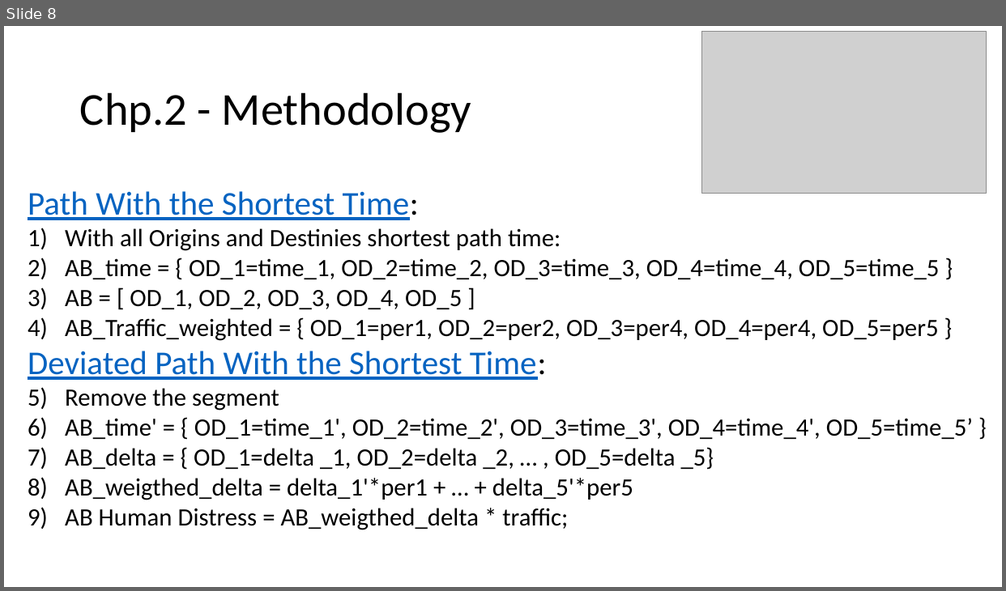
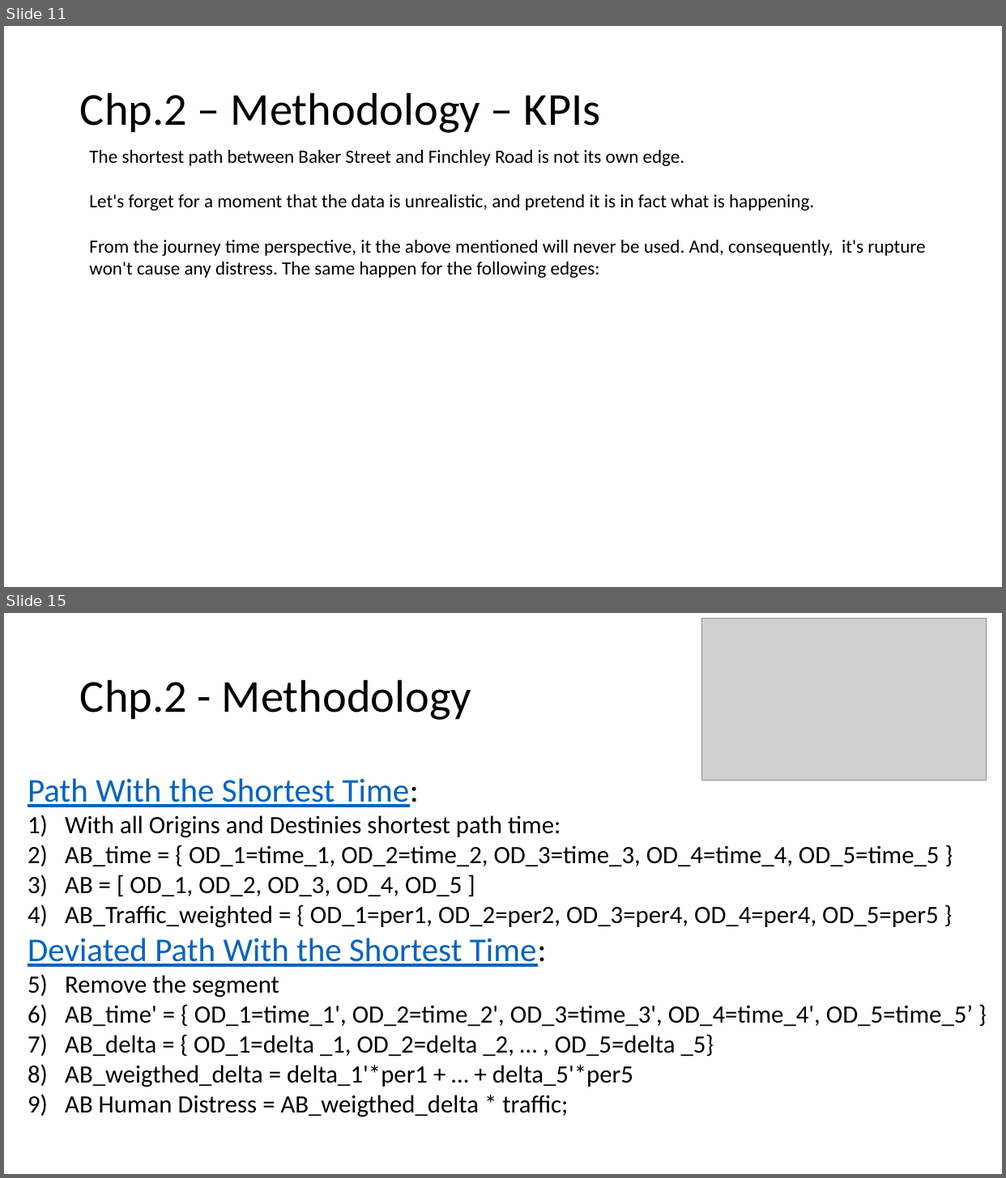
Before and after one commit to Breno-st/big-cities-transport, a slide deck: 11.Presenttaions/big-cities-transport.pptx. Shown one above the other, each under a label of ours: slide 8 before the commit, slides 11 and 15 after it; the slides between them are not shown. The pictures are 1006x591 and 1006x1178 pixels, drawn with LibreOffice and Linux fonts; fonts in the diff are those of the drawing; grey boxes stand for pictures. Boxes give left, top, right and bottom in pixels: in the first picture for what was removed or moved away, otherwise in the second. Text is boxed around its words. In the diff, an @@ line names an element or a change of style, - is before the commit and + after.

Commit message:
distress model per period

```diff
--- a/11.Presenttaions/big-cities-transport.pptx
+++ b/11.Presenttaions/big-cities-transport.pptx
@@ slide 11 added at box(4, 26, 1002, 587), background #FFFFFF @@
@@ title added at box(80, 92, 601, 133), 44 pt, text #000000 @@
+Chp.2 – Methodology – KPIs
@@ text added at box(89, 150, 925, 278), 18 pt, text #000000 @@
+The shortest path between Baker Street and Finchley Road is not its own edge.
+Let's forget for a moment that the data is unrealistic, and pretend it is in fact what is happening.
+From the journey time perspective, it the above mentioned will never be used. And, consequently, it's rupture won't cause any distress. The same happen for the following edges:
@@ what was slide 8 is now slide 15 @@
```
Also in this commit, not shown: 4 slides changed, 7 other slides added, 38 other files.
